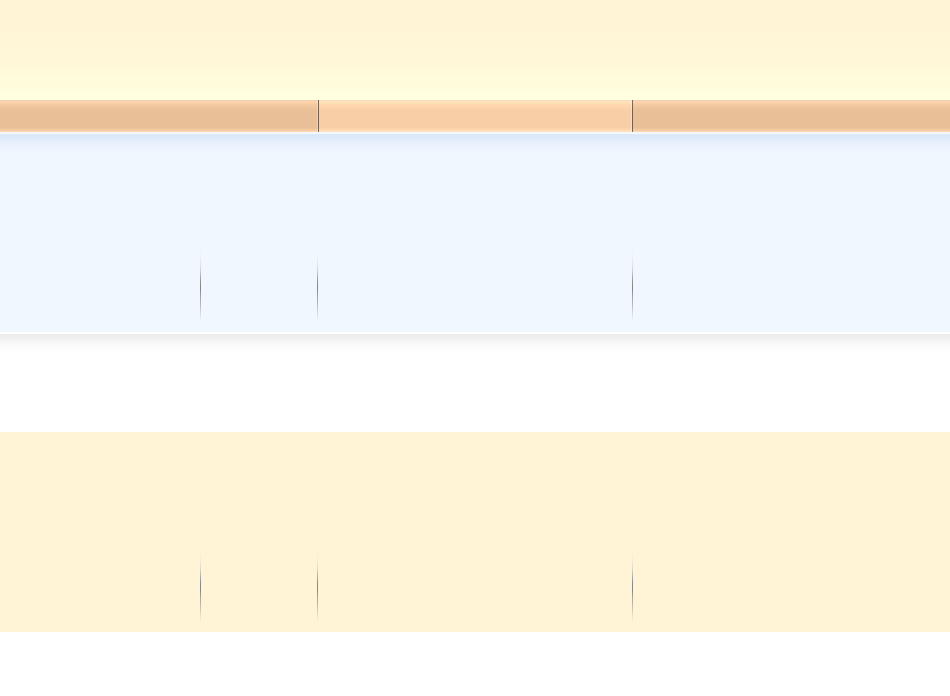
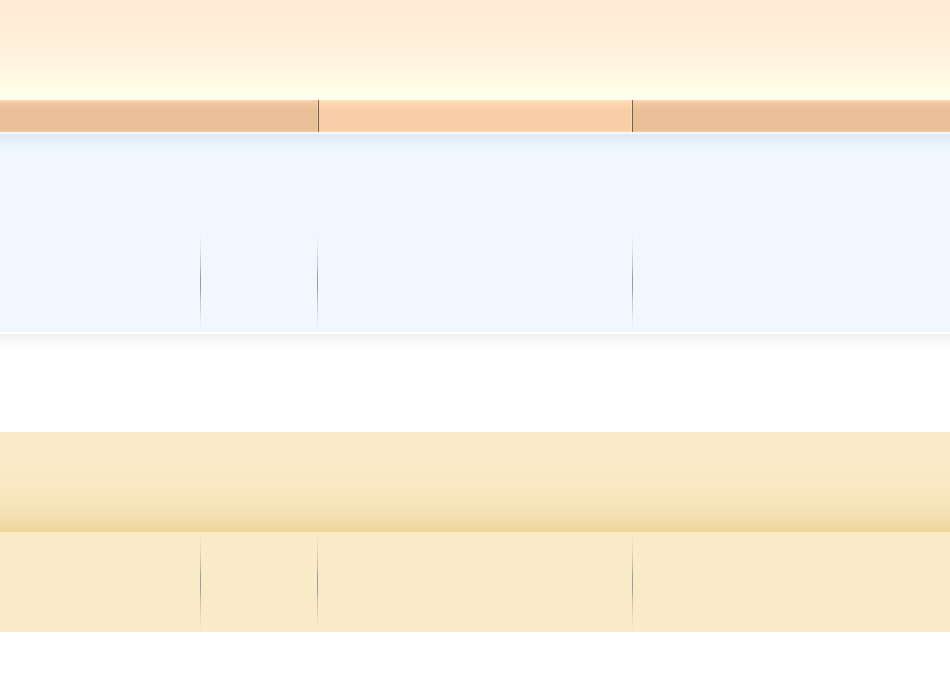
Two versions of the same layered image (w=950, h=696). Layer-by-layer changes:
painted on "navbar button" over 0, 100, 950, 132
painted on "header" over 0, 0, 950, 100
painted on "footer widgets" over 0, 432, 950, 532
painted on "footer boxes" over 0, 532, 950, 632
